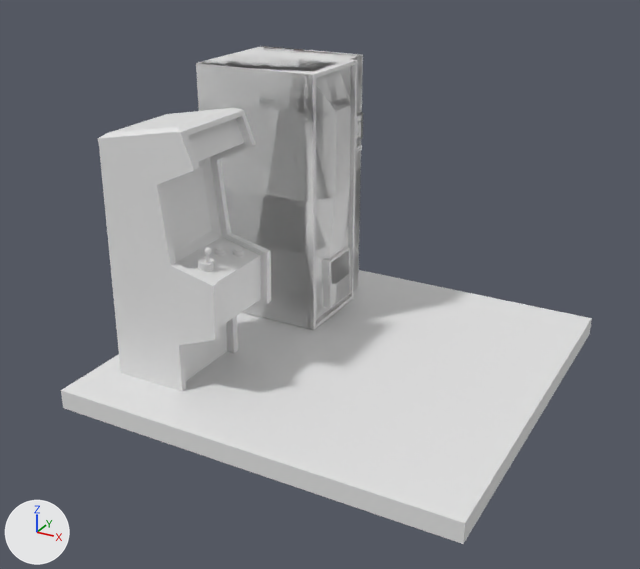
Two versions of the Blender file Render/scene.blend, one commit apart.
Before and after are seen from a camera (50 mm lens) standing at (10.9, -21.5, 12.8) and looking at (-1.2, 0.5, 1.8). Every picture has the same lights, and +X, +Y and +Z are marked at lower left.

The scene before the commit, as lines of its bpy script (objects in view):
```python
me_cube_004 = bpy.data.meshes.new('Cube.004')
me_cube_004.from_pydata(...)  # 408 vertices, 349 faces; spans x -4.0..5.3, y -4.0..4.0, z -4.0..17.7
me_cylinder_003 = bpy.data.meshes.new('Cylinder.003')
me_cylinder_003.from_pydata(...)  # 860 vertices, 770 faces; spans x -3.44..0.98, y -2.24..0.64, z -4.11..3.91
me_plane = bpy.data.meshes.new('Plane')
me_plane.from_pydata([(-1.0, -1.0, 0.0), (1.0, -1.0, 0.0), (-1.0, 1.0, 0.0), (1.0, 1.0, 0.0)], [], [(0, 1, 3, 2)])
ob_cube_001 = bpy.data.objects.new('Cube.001', me_cube_004)
ob_cube_001.location = (-3.76, 2.62, 1.52)
ob_cube_001.scale = (0.472, 0.474, 0.372)
_m = ob_cube_001.modifiers.new('Solidify', 'SOLIDIFY')
_m = ob_cube_001.modifiers.new('Solidify.001', 'SOLIDIFY')
_m = ob_cube_001.modifiers.new('Solidify.002', 'SOLIDIFY')
_m = ob_cube_001.modifiers.new('Solidify.003', 'SOLIDIFY')
ob_cylinder_002 = bpy.data.objects.new('Cylinder.002', me_cylinder_003)
ob_cylinder_002.location = (-2.42, -2.12, 3.47)
ob_cylinder_002.rotation_euler = (0.0, 0.204, 0.0)  # degrees (0, 12, 0)
ob_plane = bpy.data.objects.new('Plane', me_plane)
ob_plane.location = (0.0, 0.0, 0.0)
ob_plane.scale = (6.01, 5.96, 1.0)
_m = ob_plane.modifiers.new('Solidify', 'SOLIDIFY')
_m.thickness = 0.58
```
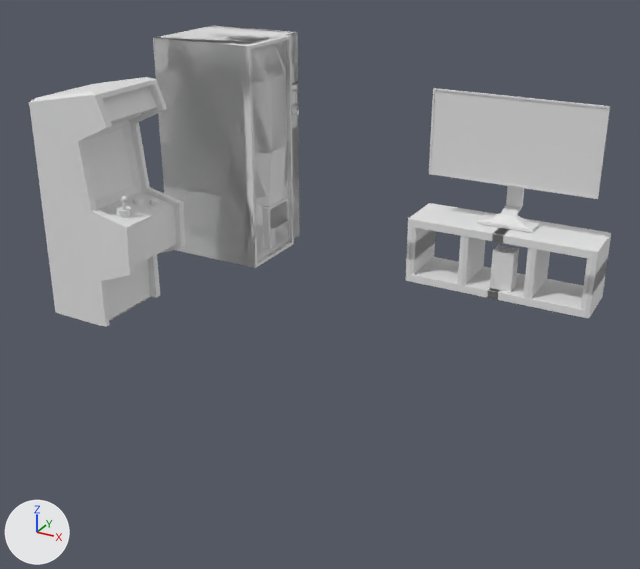
Location of each change, [x1, y1, x2, y2] in pixels of the pictures (640 x 569 px):
'Plane', hidden: before [61, 270, 592, 544]
'Cylinder.002', moved: before [97, 108, 271, 391]; after [29, 77, 185, 327]
'Cube.001', moved: before [196, 46, 363, 330]; after [153, 25, 300, 268]
'Cube.004', added: after [429, 88, 610, 233]
'Cube.002', added: after [406, 203, 611, 318]
'Cube.003', added: after [490, 244, 519, 292]

What the commit changed:
Mesh me_cube_005 is new.
It has 44 vertices, 42 faces and spans x -2.91..2.91, y -0.37..0.69, z -0.05..4.37.
Mesh me_cube_002 is new.
It has 7308 vertices, 3916 faces and spans x -1.0..1.0, y -1.0..1.0, z -1.0..0.79.
Mesh me_cube_001 is new.
It has 28 vertices, 25 faces and spans x -0.05..0.95, y -1.07..0.93, z -8.36..2.35.
Object 'Plane' (ob_plane) is rescaled from (6.01, 5.96, 1.0) to (11.0, 12.8, 1.0).
Object 'Plane' (ob_plane) is now hidden.
Object 'Cylinder.002' (ob_cylinder_002) moves from (-2.42, -2.12, 3.47) to (-7.29, 0.24, 3.47).
Object 'Cube.001' (ob_cube_001) moves from (-3.76, 2.62, 1.52) to (-8.19, 6.1, 1.52).
Object 'Cube.004' (ob_cube_004) is new; it shows me_cube_005.
Its location is (2.67, 6.8, 2.47).
Object 'Cube.003' (ob_cube_003) is new; it shows me_cube_002.
Its location is (2.83, 6.28, 1.13).
Its scale is (0.371, 0.286, 0.814).
Object 'Cube.002' (ob_cube_002) is new; it shows me_cube_001.
Its location is (2.67, 6.85, 1.23).
Its scale is (3.47, 1.0, 0.141).
It gains a MIRROR modifier named 'Mirror'.
Modifier setting: use_axis = (True, False, True).
Modifier setting: use_clip = True.
It gains a BEVEL modifier named 'Bevel'.
Modifier setting: width = 1.49.
Modifier setting: width_pct = 1.49.
